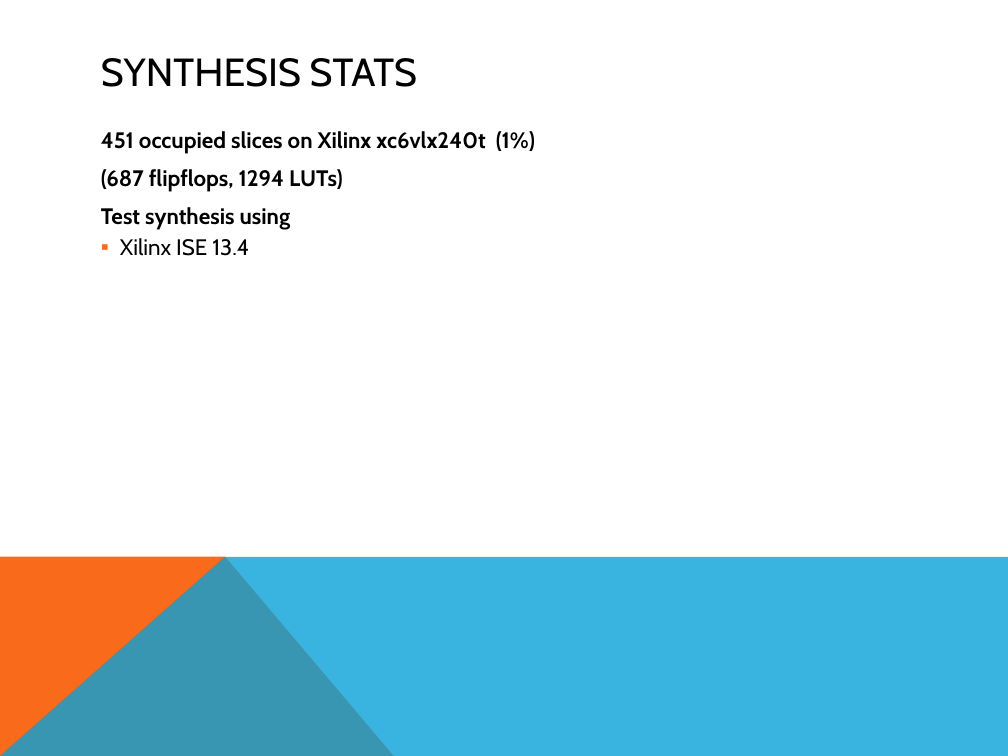
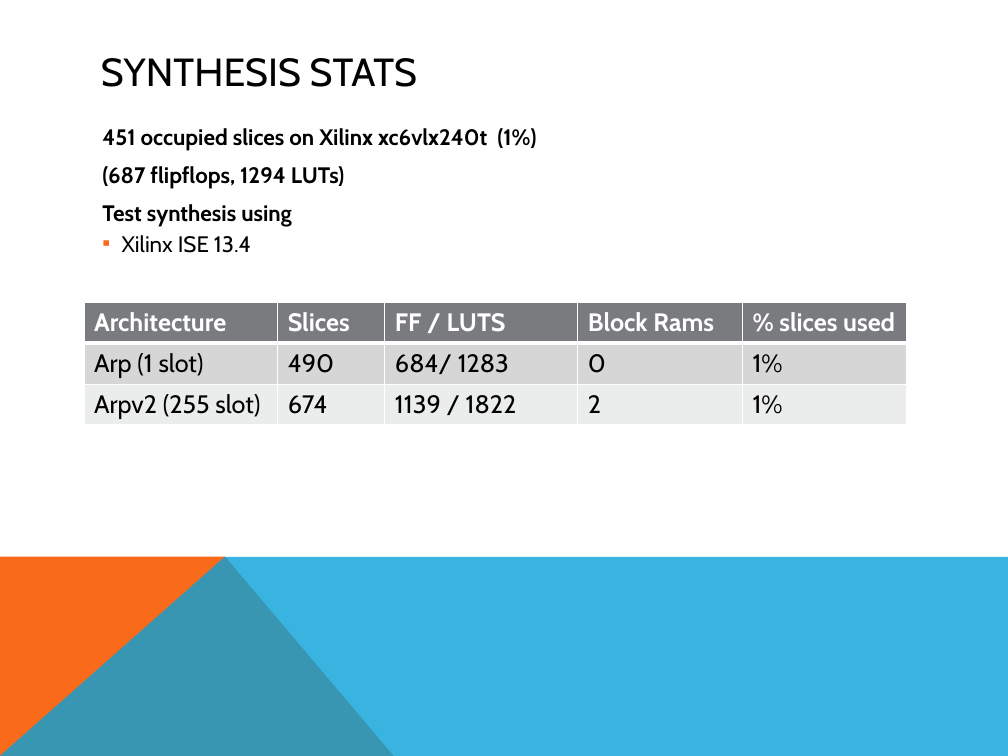
Before and after one commit to freecores/udp_ip_stack, a slide deck: slide 12 of doc/src/UDP_IP_Stack.pptx (slide 10 before the commit). Drawn at 1008x756 pixels with LibreOffice and Linux fonts; fonts in the diff are those of the drawing. Boxes give left, top, right and bottom in pixels: in the first picture for what was removed or moved away, otherwise in the second. Text is boxed around its words. In the diff, an @@ line names an element or a change of style, - is before the commit and + after.

Commit message:
Committed changes, adding ARPV2 with multislot ARP cache

```diff
--- a/doc/src/UDP_IP_Stack.pptx
+++ b/doc/src/UDP_IP_Stack.pptx
@@ table added at (84,302,905,425), 3 rows, 5 columns @@
+Architecture | Slices | FF / LUTS | Block Rams | % slices used
+Arp (1 slot) | 490 | 684/ 1283 | 0 | 1%
+Arpv2 (255 slot) | 674 | 1139 / 1822 | 2 | 1%
```
Also in this commit, not shown: 6 other slides changed, 3 slides added, 21 other files.
